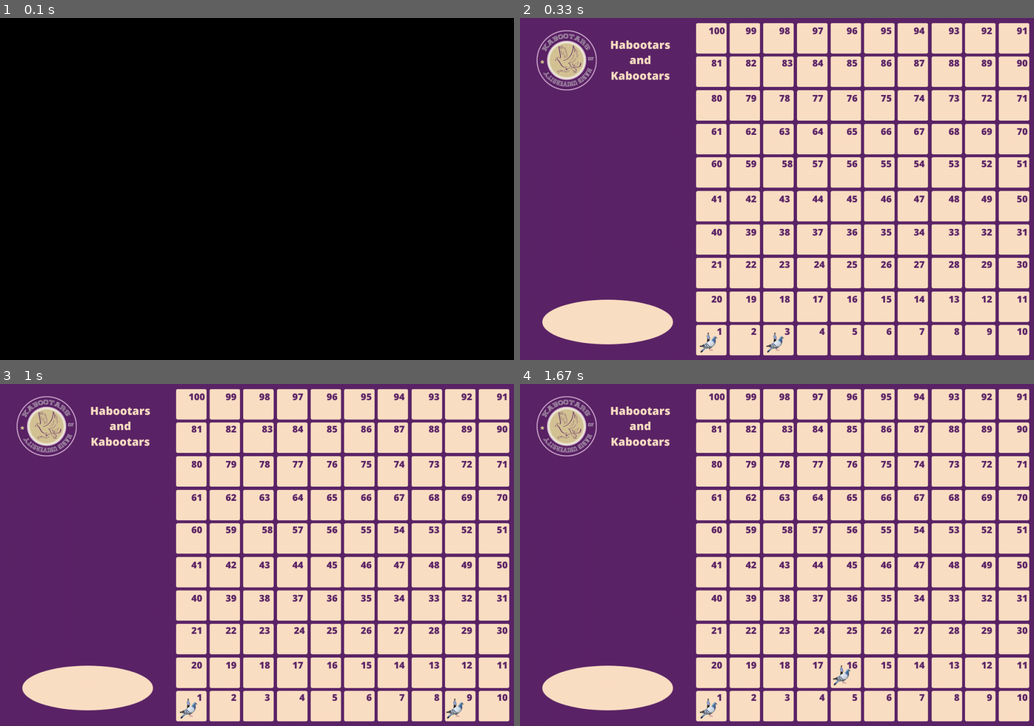
Above: before the commit, frames 1-4 (two rows, left to right).
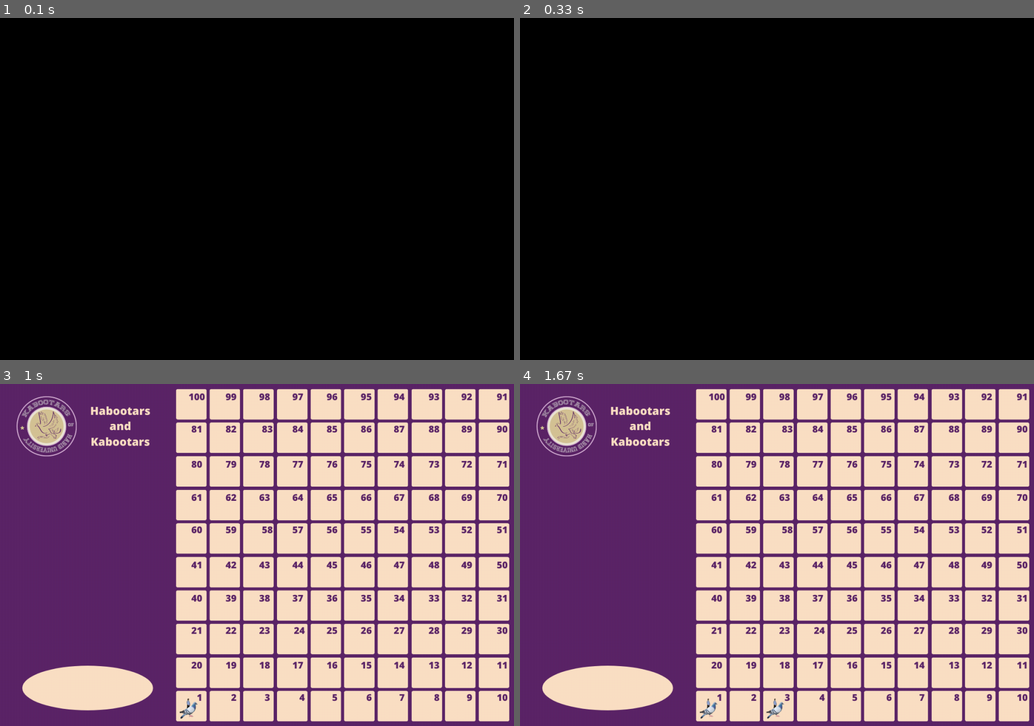
Above: after the commit, the same moments.

Repository: SudaisX/Snakes-and-Kabootars
Game: pygame game, started from main.py
The game is run twice, just before and just after one commit, with the same random seed, the same clock (stepped at 60 frames per second) and the same inputs.
Inputs:
- Up to frame 1 (0.1 s): no input
- Up to frame 2 (0.33 s): no input
- Up to frame 3 (1 s): no input
- Up to frame 4 (1.67 s): no input

Frame 1 is identical in both runs. In frame 2, 100% of the frame differs, in the area x 0-100%, y 0-100%; in frame 3, less than 0.1%; in frame 4, 0.2%.

Commit message:
Update main.py

Diff:
--- a/main.py
+++ b/main.py
@@ -71,8 +71,6 @@
         for i in range(10):
             x_nodes.append(x)
             x += x_change
-
-        for i in range(10):
             y_nodes.append(y)
             y -= y_change
 
@@ -136,7 +134,7 @@
     player2.draw()
 
     # random test of it moving
-    time.sleep(0.1)
+    time.sleep(0.5)
     player2.current_pos += 1
 
 
